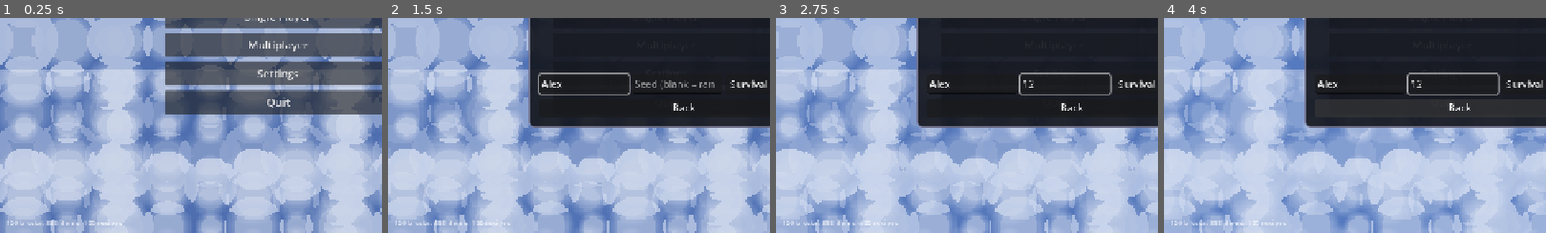
Above: before the commit, frames 1-4 (left to right).
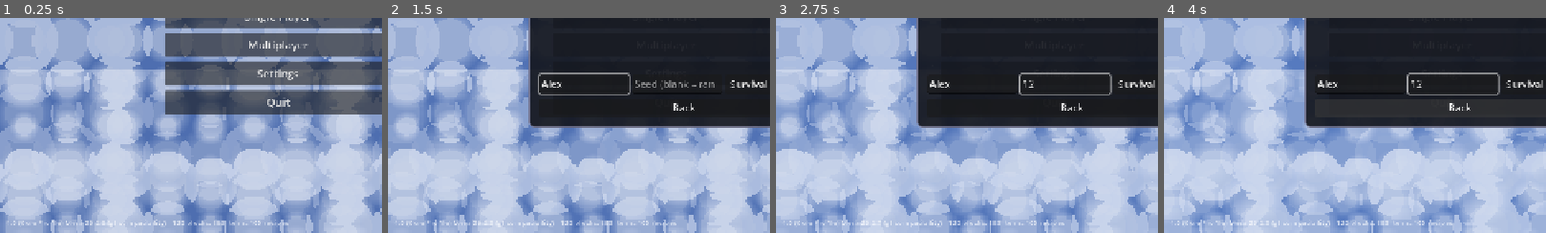
Above: after the commit, the same moments.

Repository: anrandaniel2/Minecraft
Game: Godot game, scene res://scenes/main_menu.tscn
The game is run twice, just before and just after one commit, with the same random seed, the same clock (stepped at 60 frames per second) and the same inputs.
Inputs (mouse positions are % of the whole screen's width and height, from its top left):
- Up to frame 1 (0.25 s): no input
- Up to frame 2 (1.5 s): click "Single Player" at 0.5 s; click (39, 65) at 1.27 s; type "Alex" at 1.35 s
- Up to frame 3 (2.75 s): click (51, 65) at 1.5 s; type "12" at 1.58 s; click "Single Player" at 2 s
- Up to frame 4 (4 s): tap Enter (chat) at 2.75 s; move the mouse to (72, 45) at 2.77 s; hold D (move_right) 2.78-3.5 s; hold Right mouse button (use) 2.78-3.5 s; click (72, 45) at 2.92 s; tap Space (jump) at 3.02 s; drag from (30, 55) to (45, 70) at 3.52 s
The pictures show only the part of the screen within x 14-64%, y 50-100%; the shares and areas given below are measured in that part.

The runs differ from the first frame. In frame 1, 0.6% of the frame differs, in the area x 2-76%, y 93-98%; in frame 2, 0.6%; in frame 3, 0.6%; in frame 4, 0.6%.

Commit message:
Pin the APK to the OpenGL renderer so it stops force-closing
The reported build closed the instant it was opened on a phone. The project
asked for the "mobile" rendering method, which is Vulkan-only: the engine only
falls back to OpenGL when a Vulkan *context* fails to initialise, never when a
project asked for a Vulkan-only method, so a device whose Vulkan driver cannot
come up has no path forward. Godot's own Android exporter agrees - it reads
rendering_method.mobile to decide whether the manifest and min SDK have to
assume Vulkan (export_plugin.cpp, _uses_vulkan).

* project.godot now runs gl_compatibility on every platform. Nothing here needs
  a Forward+/Mobile-only feature and the custom shaders are ordinary spatial
  shaders, so the art is unchanged; depth fog, tonemapping, sky shaders and
  custom light() functions are all implemented by the GLES3 backend.
* The main menu prints and displays the backend it actually came up on, so a
  screenshot or a log line says which driver a device picked.
* export_presets.cfg keeps *.json in its include filter: "export all resources"
  skips files the editor types as text, which silently dropped the atlas and
  entity manifests from exported builds (every tile would resolve to (-1, -1)).
  Blocks now push_error when the manifest is missing.
* CI checks the fix instead of trusting it: the APK's packed project.binary has
  to request gl_compatibility, both manifests have to be inside the archive, and
  a Linux export of the same project is started headlessly and has to reach
  "menu ready" - the closest a runner without an emulator can get to opening
  the APK.
* README documents the renderer choice and how to read adb logcat when a build
  still refuses to start.

Co-authored-by: arena-agent <297053741+arena-agent@users.noreply.github.com>

Diff:
--- a/project.godot
+++ b/project.godot
@@ -45,10 +45,20 @@
 
 [rendering]
 
-renderer/rendering_method="mobile"
+; OpenGL ES 3 / OpenGL 3.3 everywhere, on purpose.
+;
+; The "mobile" and "forward_plus" methods both require Vulkan, and a phone with
+; no working Vulkan driver force-closes the moment the engine tries to bring up
+; its rendering device: the engine only falls back to OpenGL when a Vulkan
+; *context* fails to initialise, never when a project asked for a Vulkan-only
+; method. gl_compatibility is the one backend that comes up on every device this
+; game targets, and nothing here needs a Forward+/Mobile-only feature (SSAO,
+; volumetric fog, SDFGI and compute are all unused; the custom shaders are plain
+; spatial shaders).
+renderer/rendering_method="gl_compatibility"
+renderer/rendering_method.mobile="gl_compatibility"
 ; Android needs ETC2/ASTC; desktop keeps its smaller formats.
 textures/vram_compression/import_etc2_astc=true
-renderer/rendering_method.mobile="mobile"
 textures/canvas_textures/default_texture_filter=0
 anti_aliasing/quality/msaa_3d=0
 lights_and_shadows/directional_shadow/size=2048
--- a/scripts/core/blocks.gd
+++ b/scripts/core/blocks.gd
@@ -601,7 +601,12 @@
 static func _load_atlas_manifest() -> void:
 	var file := FileAccess.open("res://assets/generated/atlas.json", FileAccess.READ)
 	if file == null:
-		push_warning("atlas.json missing - run tools/gen_assets.py")
+		# Exported builds pack a flat file list, so a manifest that is missing
+		# here means the preset dropped it (see include_filter in
+		# export_presets.cfg). Without it every tile resolves to (-1, -1) and
+		# the world renders with the wrong texture cells, so shout about it.
+		push_error("atlas.json is missing from this build - run tools/gen_assets.py, "
+			+ "and keep *.json in the export preset's include filter")
 		return
 	var parsed = JSON.parse_string(file.get_as_text())
 	if typeof(parsed) != TYPE_DICTIONARY:
--- a/scripts/core/main_menu.gd
+++ b/scripts/core/main_menu.gd
@@ -40,6 +40,21 @@
 	get_tree().paused = false
 	if MpManager.is_active():
 		MpManager.close()
+	# Printed as well as shown: on a phone the log is the only channel a bug
+	# report can quote, and "menu ready" is the marker the export smoke test
+	# waits for to prove the packed build actually boots.
+	print("Blockcraft: renderer=%s - menu ready" % renderer_label())
+
+
+## The rendering backend and GPU this build actually came up on. Phones have no
+## console, so the menu shows it: it is the quickest way to tell which driver a
+## device picked when something looks or behaves wrong.
+static func renderer_label() -> String:
+	var method: String = str(ProjectSettings.get_setting("rendering/renderer/rendering_method", "?"))
+	var version: String = RenderingServer.get_video_adapter_api_version()
+	if version.is_empty():
+		return method
+	return "%s (%s)" % [version, method]
 
 
 func _build_background() -> void:
@@ -137,9 +152,9 @@
 	_version.set_anchors_preset(Control.PRESET_BOTTOM_LEFT)
 	_version.position = Vector2(14, -26)
 	add_child(_version)
-	_version.text = "Godot %s - %d blocks, %d items, %d recipes" % [
-		Engine.get_version_info()["string"], Blocks.defs.size(), Items.defs.size(),
-		Recipes.shaped.size() + Recipes.shapeless.size()]
+	_version.text = "Godot %s - %s - %d blocks, %d items, %d recipes" % [
+		Engine.get_version_info()["string"], renderer_label(), Blocks.defs.size(),
+		Items.defs.size(), Recipes.shaped.size() + Recipes.shapeless.size()]
 
 
 func _menu_button(text: String, callback: Callable) -> Button:
Not shown, changed: export_presets.cfg
Not shown, changed: .github/workflows/android.yml
Not shown, changed: .github/workflows/checks.yml
Not shown, changed: README.md
